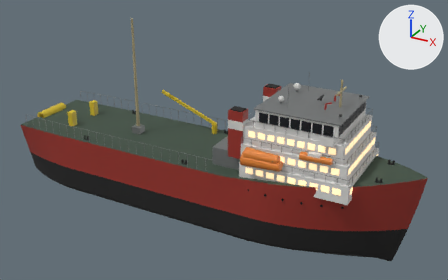
A saved change to the glTF model v3d/ahts70.glb.
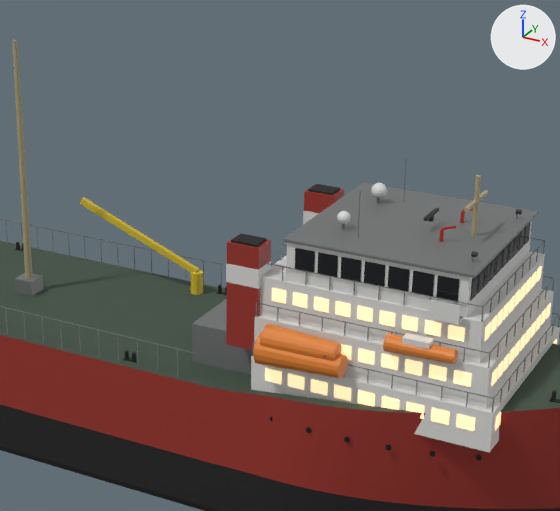
Each version is shown whole from a 50 mm lens placed at (48.4, -82.0, 49.6), pointed at (3.1, 0.4, 8.4), then close up on the part from 28% to 85% of the width and 0% to 83% of the height. Every picture has the same lights, and +X, +Y and +Z are marked at upper right. The older version's two pictures come first. Where no turn or scale is listed for an object, it has been applied to the vertices. Vertices at exactly the same position are counted once.

The first close-up shows 'ahts70'.
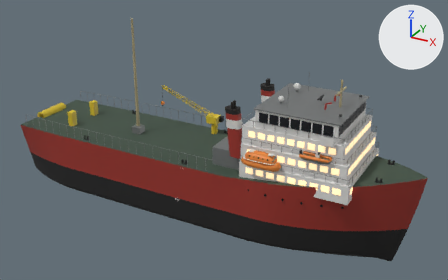
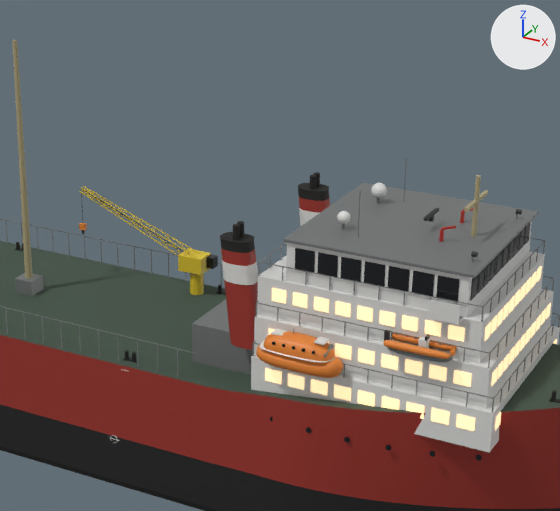
What the commit changed:
Material 'x_wire' (mat_x_wire) is new.
Its base color is (0.05, 0.05, 0.05) (dark grey #3f3f3f).
Its metallic is 0.4.
Material 'x_greyhull' (mat_x_greyhull) is new.
Its base color is (0.16, 0.18, 0.19) (grey #6f7679).
Its roughness is 0.55.
me_ahts70 is used by ob_ahts70; location (0.0, 0.0, 0.0).
me_ahts70 had 6593 vertices, 11630 faces and spanned x -35.3..36.0, y -9.1..9.1, z -5.5..26.8.
me_ahts70 now has 12591 vertices, 23222 faces and spans x -35.3..36.0, y -9.2..9.2, z -5.5..26.8.
me_ahts70 part 1: the loose piece of 8 vertices spanning x -12.1..-1.9, y 4.8..6.4, z 8.1..13.2 is scaled about its middle by (0.00153, 0.00745, 0.0196), then moved by (6.3, 2.4, -10.4), in mat_x_white (light grey #dadad7).
me_ahts70 part 2: the loose piece of 8 vertices spanning x 7.8..10.2, y 5.1..6.9, z 9.5..17.0 is scaled about its middle by (-0.0178, 0.0167, 0.00182), then moved by (-9.7, 2.0, -12.9), in mat_x_white (light grey #dadad7).
me_ahts70 part 3: the loose piece of 8 vertices spanning x 7.8..10.2, y 5.1..6.9, z 14.1..15.5 is scaled about its middle by (-0.0272, 0.0163, 0.0157), then moved by (-9.8, 2.0, -14.4).
me_ahts70 part 4: the loose piece of 8 vertices spanning x 8.0..10.0, y 5.3..6.7, z 17.0..17.2 is scaled about its middle by (-0.0436, 0.0208, 0.178), then moved by (-9.9, 2.0, -16.6), in mat_x_white (light grey #dadad7).
me_ahts70 part 5: the loose piece of 8 vertices spanning x 7.8..10.2, y -6.9..-5.1, z 9.5..17.0 is scaled about its middle by (-0.0386, 0.0167, 0.00395), then moved by (-10.0, 14.0, -12.7), in mat_x_white (light grey #dadad7).
me_ahts70 part 6: the loose piece of 8 vertices spanning x 7.8..10.2, y -6.9..-5.1, z 14.1..15.5 is scaled about its middle by (-0.038, 0.0163, 0.0219), then moved by (-10.0, 14.0, -14.3).
me_ahts70 part 7: the loose piece of 8 vertices spanning x 8.0..10.0, y -6.7..-5.3, z 17.0..17.2 is scaled about its middle by (-0.0436, 0.0208, 0.178), then moved by (-10.1, 14.0, -16.6), in mat_x_white (light grey #dadad7).
me_ahts70 part 8: the loose piece of 8 vertices spanning x 20.9..22.7, y -7.8..-7.0, z 12.9..13.3 is scaled about its middle by (-0.0361, 0.0375, 0.053), then moved by (-23.0, 15.4, -12.6).
me_ahts70 part 9: the loose piece of 32 vertices spanning x 11.0..17.0, y -9.1..-6.9, z 9.3..11.5 is rebuilt with 999 vertices and now spans x 11.1..16.4, y -9.2..-6.8, z 10.0..12.0.
me_ahts70 part 10: 92 vertices removed from x 11.4..24.3, y -8.9..8.9, z 10.4..13.1; 3596 vertices added at x 6.9..24.3, y -9.1..9.1, z 9.5..18.1.
me_ahts70 part 11: 4 vertices moved within x -2.4..-1.6, y 5.9, z 6.5..8.3; 16 vertices removed from x -2.4..-1.6, y 5.7..6.7, z 6.5..8.3; 416 vertices added at x -12.2..-0.5, y 4.8..7.0, z 6.5..14.2.
Other edits to the shape of me_ahts70 do not show in these pictures.
me_ahts70 gains material mat_x_wire (dark grey #3f3f3f).
me_ahts70 gains material mat_x_greyhull (grey #6f7679).

Changed parts and their boxes [x1, y1, x2, y2] in the close-ups (560 x 511 px; the box of a moved part takes in the faces that stretch with it):
part 1 of me_ahts70, moved or reshaped (not visible afterwards): before [80, 198, 199, 273]
part 2 of me_ahts70, moved or reshaped (not visible afterwards): before [304, 185, 344, 213]
part 3 of me_ahts70, moved or reshaped (not visible afterwards): before [303, 211, 319, 224]
part 4 of me_ahts70, moved or reshaped (not visible afterwards): before [308, 184, 340, 195]
part 5 of me_ahts70, moved or reshaped (not visible afterwards): before [226, 234, 271, 350]
part 6 of me_ahts70, moved or reshaped (not visible afterwards): before [226, 261, 271, 289]
part 7 of me_ahts70, moved or reshaped (not visible afterwards): before [231, 233, 267, 247]
part 8 of me_ahts70, moved or reshaped (not visible afterwards): before [402, 333, 434, 349]
part 9 of me_ahts70, rebuilt (21% narrower, 24% shorter): before [253, 333, 348, 378]; after [260, 331, 335, 365]
part 10 of me_ahts70, reshaped: before [260, 324, 458, 364]; after [220, 172, 457, 378]
part 11 of me_ahts70, built on: before [191, 270, 203, 295]; after [79, 186, 218, 295]
